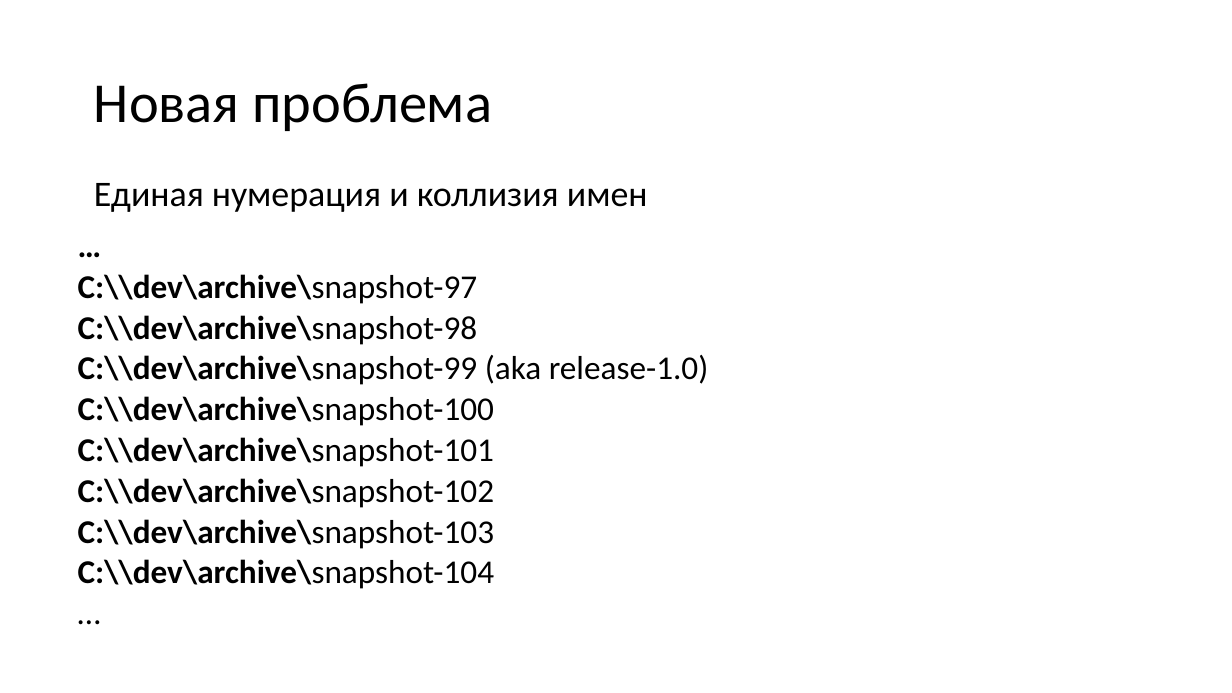
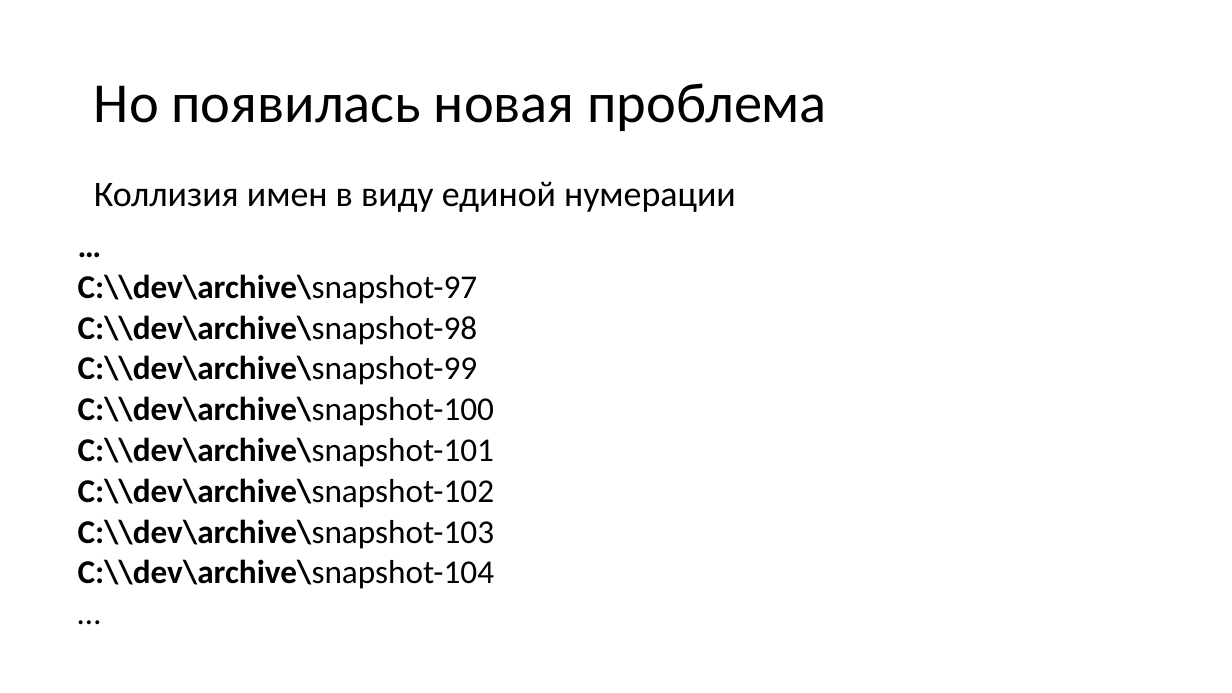
Before and after one commit to dzmitry-varabei/front-end-course, a slide deck: slide 37 of git-commit-code-review/Presentation1.pptx (slide 35 before the commit). Drawn at 1232x693 pixels with LibreOffice and Linux fonts; fonts in the diff are those of the drawing. Boxes give left, top, right and bottom in pixels: in the first picture for what was removed or moved away, otherwise in the second. Text is boxed around its words. In the diff, an @@ line names an element or a change of style, - is before the commit and + after.

```diff
--- a/git-commit-code-review/Presentation1.pptx
+++ b/git-commit-code-review/Presentation1.pptx
@@ title at bbox=[94, 83, 827, 131]: text changed @@
-Новая проблема
+Но появилась новая проблема
@@ text at bbox=[94, 181, 736, 212]: text changed @@
-Единая нумерация и коллизия имен
+Коллизия имен в виду единой нумерации
@@ text at bbox=[78, 355, 478, 385]: text changed; bold on @@
-С:\\dev\archive\snapshot-99 (aka release-1.0)
+С:\\dev\archive\snapshot-99
```
Also in this commit, not shown: 15 other slides changed, 18 slides added, 49 slides removed, 5 other files.
